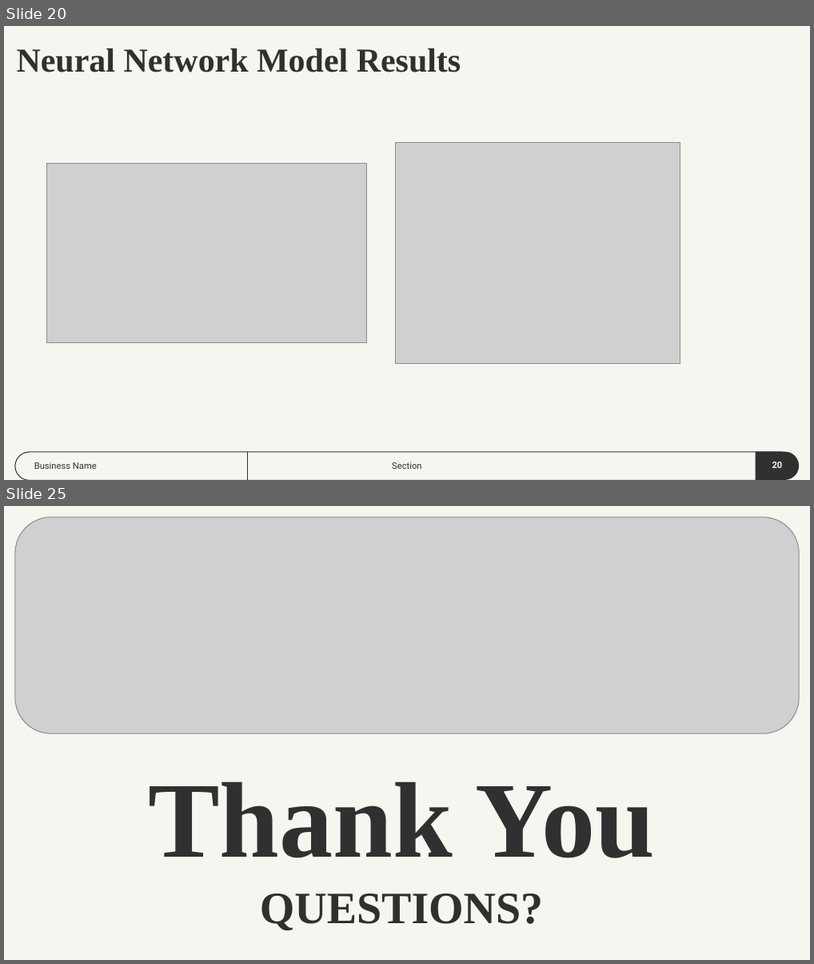
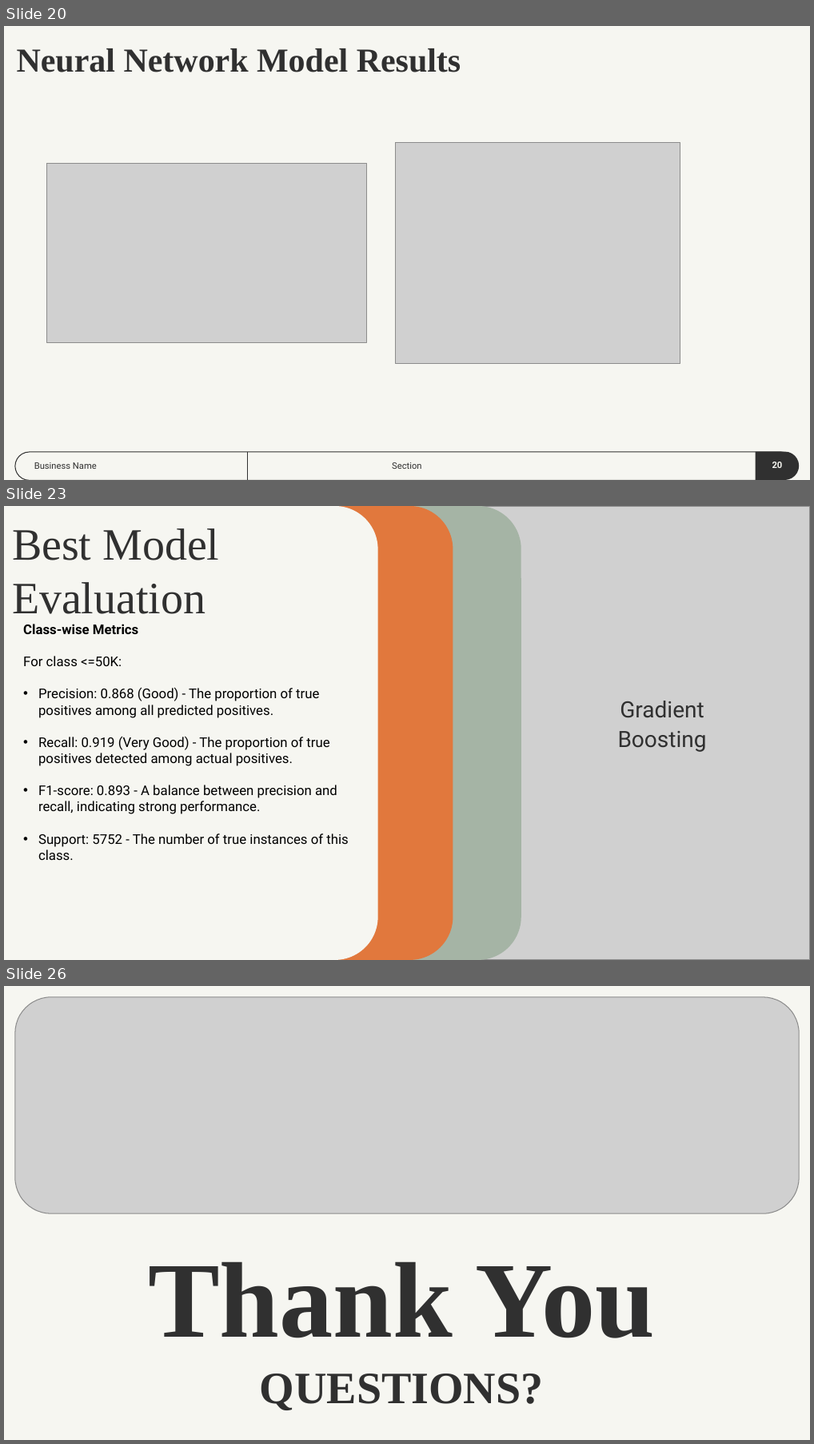
Before and after one commit to dmartinj12/Census_Inequality, a slide deck: Census Inequality Project.pptx. Shown one above the other, each under a label of ours: slides 20 and 25 before the commit, slides 20, 23 and 26 after it; the slides between them are not shown. The pictures are 814x964 and 814x1444 pixels, drawn with LibreOffice and Linux fonts; fonts in the diff are those of the drawing; grey boxes stand for pictures. Boxes give left, top, right and bottom in pixels: in the first picture for what was removed or moved away, otherwise in the second. Text is boxed around its words. In the diff, an @@ line names an element or a change of style, - is before the commit and + after.

```diff
--- a/Census Inequality Project.pptx
+++ b/Census Inequality Project.pptx
@@ slide 23 added at (x1=4, y1=506, x2=810, y2=960), background #F6F6F1 @@
@@ rounded rectangle added at (x1=4, y1=506, x2=378, y2=959), fill #F6F6F1 @@
@@ title added at (x1=12, y1=528, x2=219, y2=614), 40 pt, text #303030 @@
+Best Model
+Evaluation
@@ rounded rectangle added at (x1=78, y1=506, x2=453, y2=959), fill #E1783D @@
@@ rounded rectangle added at (x1=146, y1=506, x2=522, y2=959), fill #A5B4A5 @@
@@ picture added at (x1=341, y1=506, x2=810, y2=959) @@
@@ text added at (x1=23, y1=624, x2=348, y2=860), 12 pt, text #000000 @@
+Class-wise Metrics
+For class <=50K:
+          • Precision: 0.868 (Good) - The proportion of true positives among all predicted positives.
+          • Recall: 0.919 (Very Good) - The proportion of true positives detected among actual positives.
+          • F1-score: 0.893 - A balance between precision and recall, indicating strong performance.
+          • Support: 5752 - The number of true instances of this class.
@@ text added at (x1=618, y1=700, x2=707, y2=752), 20 pt, text #303030 @@
+Gradient
+Boosting
@@ what was slide 25 is now slide 26 @@
```
Also in this commit, not shown: 4 other slides added, 4 slides removed, 1 other file.
